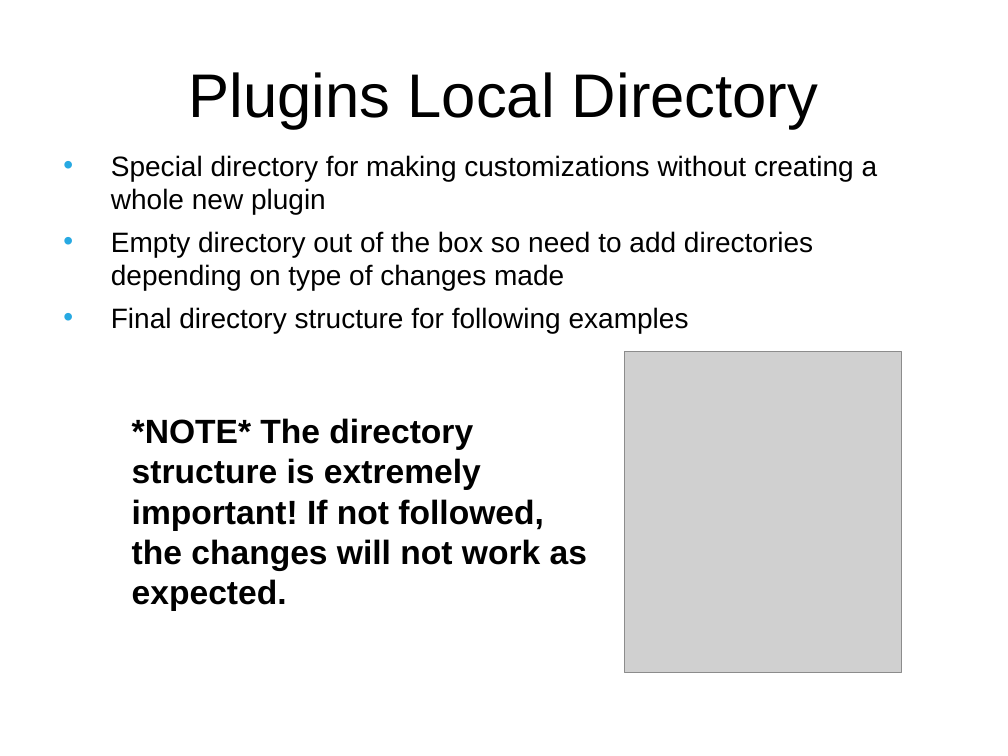
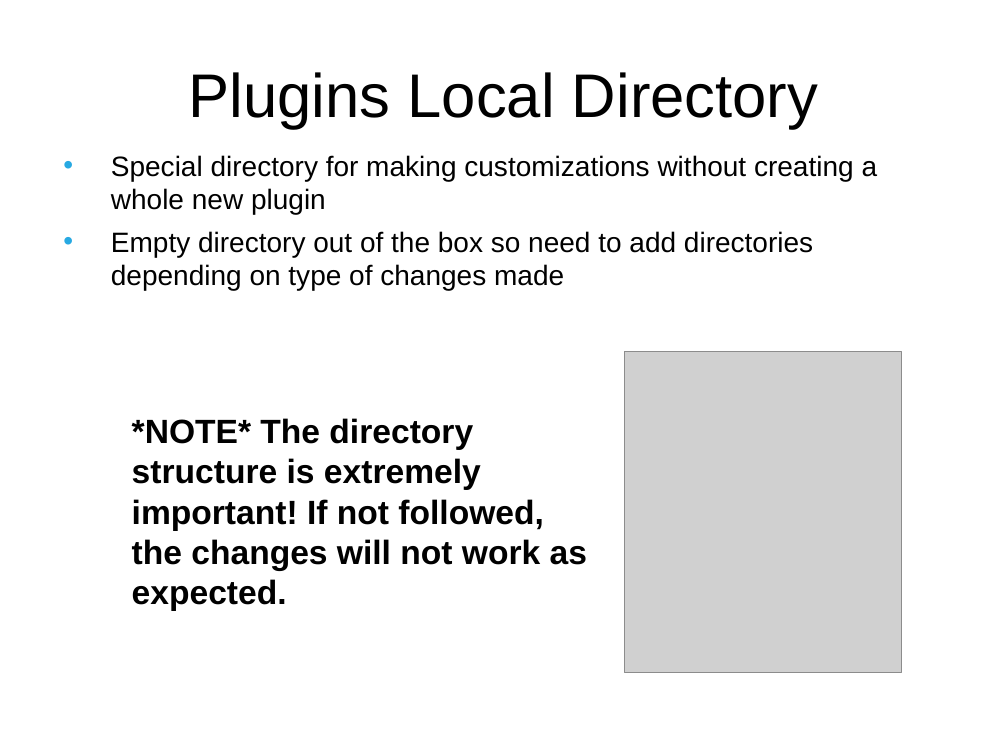
Before and after one commit to archivesspace/tech-docs, a slide deck: slide 18 of customization/customizing_PUI_examples/OnlineForumCustomizing.pptx. Drawn at 1008x756 pixels with LibreOffice and Linux fonts; fonts in the diff are those of the drawing; grey boxes stand for pictures; background and template pictures are left out. Boxes give left, top, right and bottom in pixels: in the first picture for what was removed or moved away, otherwise in the second. Text is boxed around its words. In the diff, an @@ line names an element or a change of style, - is before the commit and + after.

```diff
--- a/customization/customizing_PUI_examples/OnlineForumCustomizing.pptx
+++ b/customization/customizing_PUI_examples/OnlineForumCustomizing.pptx
@@ text at (x1=111, y1=307, x2=689, y2=333): paragraph removed @@
-• Final directory structure for following examples
```
Also in this commit, not shown: 7 other slides changed.
